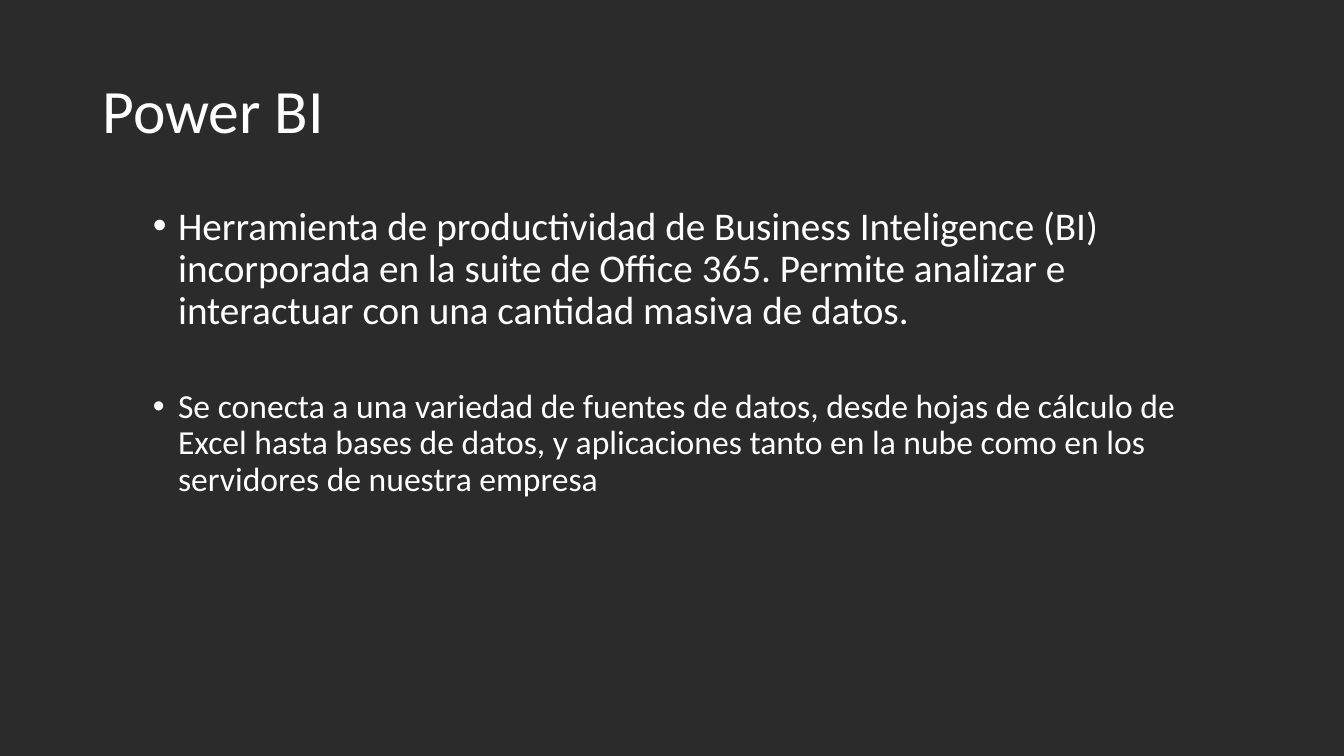
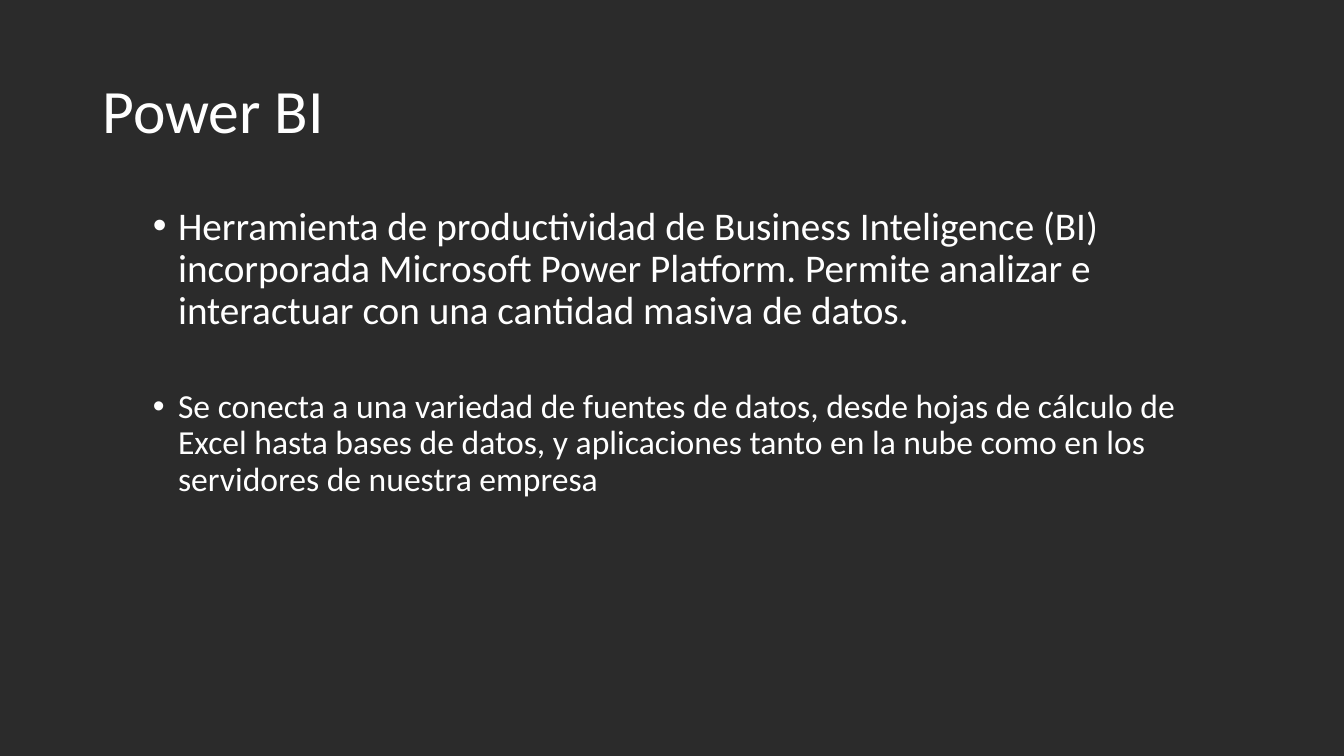
Before and after one commit to chmorcue/GLPPB_2021, a slide deck: slide 4 of Presentación1.pptx (slide 5 before the commit). Drawn at 1344x756 pixels with LibreOffice and Linux fonts; fonts in the diff are those of the drawing; background and template pictures are left out; a plain dark background stands for a picture behind light text. Boxes give left, top, right and bottom in pixels: in the first picture for what was removed or moved away, otherwise in the second. Text is boxed around its words. In the diff, an @@ line names an element or a change of style, - is before the commit and + after.

```diff
--- a/Presentación1.pptx
+++ b/Presentación1.pptx
@@ text at [178,211,1098,325]: text changed @@
-  • Herramienta de productividad de Business Inteligence (BI) incorporada en la suite de Office 365. Permite analizar e interactuar con una cantidad masiva de datos.
+  • Herramienta de productividad de Business Inteligence (BI) incorporada Microsoft Power Platform. Permite analizar e interactuar con una cantidad masiva de datos.
```
Also in this commit, not shown: 1 other slide changed, 4 slides added, 2 slides removed.
